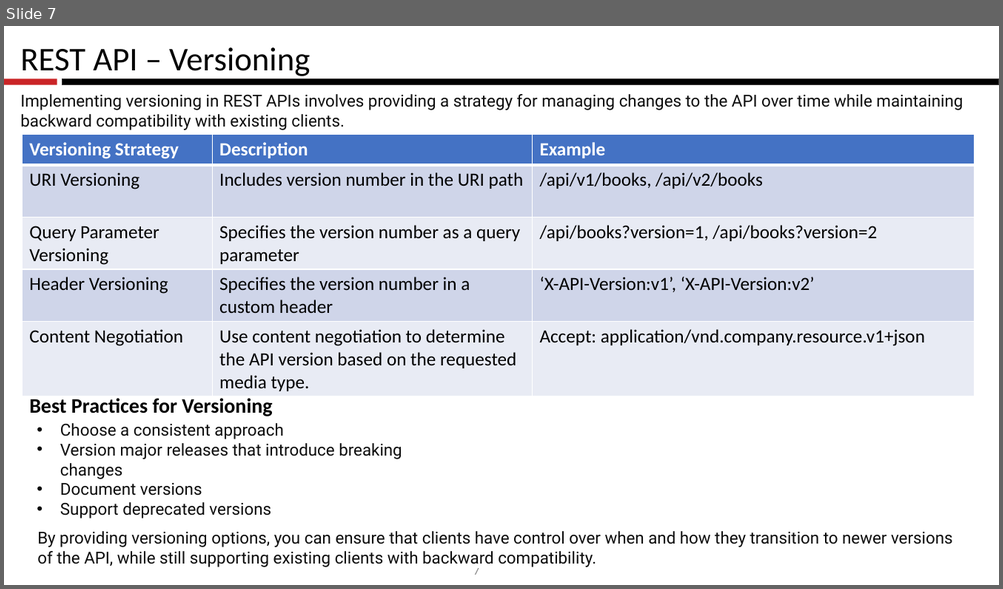
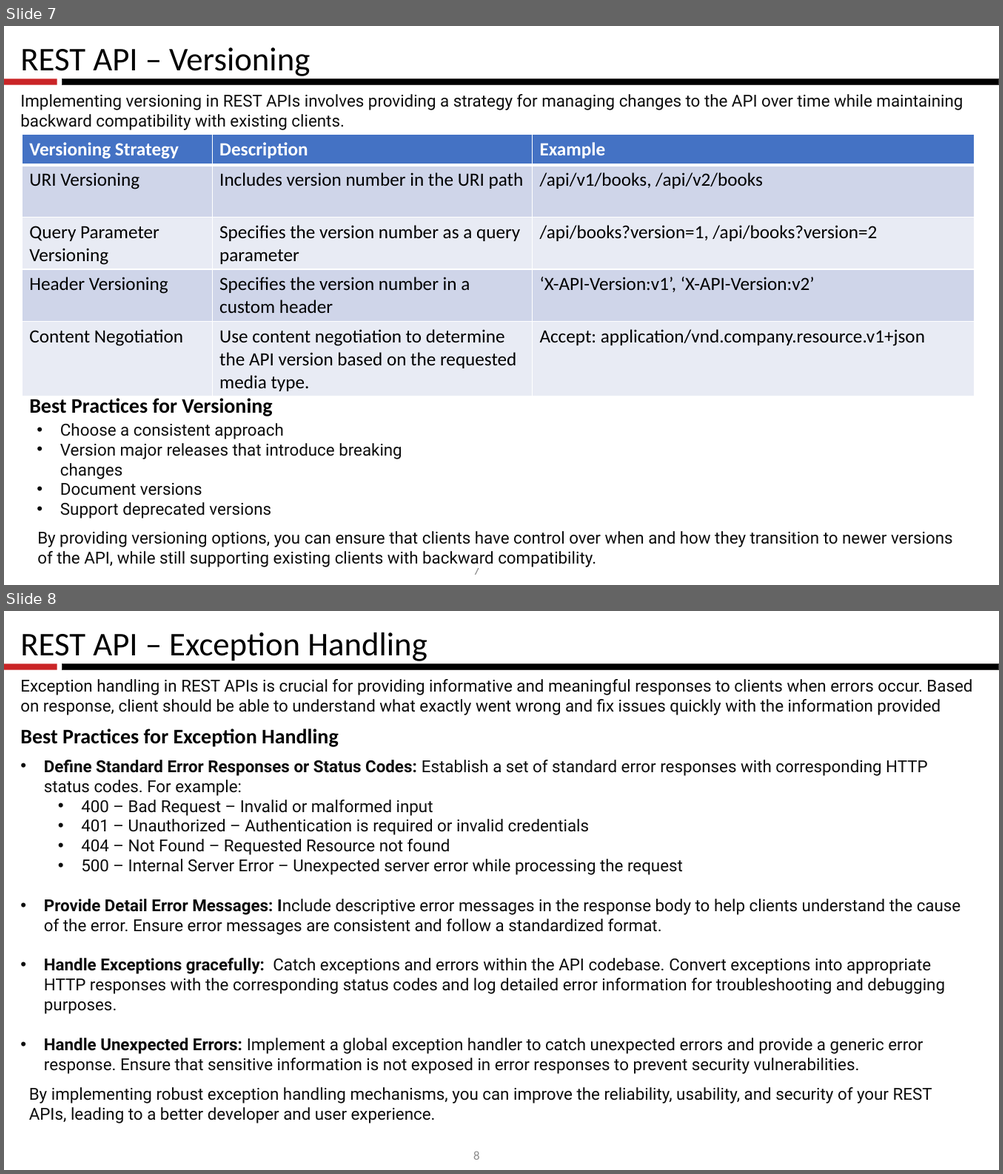
Before and after one commit to anjireddy-kata/my-docs, a slide deck: REST-API.pptx. Shown one above the other, each under a label of ours: slide 7 before the commit, slides 7 and 8 after it. The pictures are 1003x589 and 1003x1174 pixels, drawn with LibreOffice and Linux fonts; fonts in the diff are those of the drawing; background and template pictures are left out. Boxes give left, top, right and bottom in pixels: in the first picture for what was removed or moved away, otherwise in the second. Text is boxed around its words. In the diff, an @@ line names an element or a change of style, - is before the commit and + after.

Commit message:
Updated REST API Slides
Updated REST API slides

```diff
--- a/REST-API.pptx
+++ b/REST-API.pptx
@@ slide 8 added at [4, 611, 999, 1170], background #FFFFFF; not listed: 3 template elements that a slide beside it also shows @@
@@ text added at [20, 632, 427, 664], 32 pt, text #000000 @@
+REST API – Exception Handling
@@ text added at [20, 679, 972, 715], 16 pt, text #0D0D0D @@
+Exception handling in REST APIs is crucial for providing informative and meaningful responses to clients when errors occur. Based on response, client should be able to understand what exactly went wrong and fix issues quickly with the information provided
@@ text added at [20, 729, 338, 747], 20 pt, text #000000, bold @@
+Best Practices for Exception Handling
@@ text added at [44, 760, 961, 1074], 16 pt, text #0D0D0D @@
+• Define Standard Error Responses or Status Codes: Establish a set of standard error responses with corresponding HTTP status codes. For example:
+  • 400 – Bad Request – Invalid or malformed input
+  • 401 – Unauthorized – Authentication is required or invalid credentials
+  • 404 – Not Found – Requested Resource not found
+  • 500 – Internal Server Error – Unexpected server error while processing the request
+• Provide Detail Error Messages: Include descriptive error messages in the response body to help clients understand the cause of the error. Ensure error messages are consistent and follow a standardized format.
+• Handle Exceptions gracefully: Catch exceptions and errors within the API codebase. Convert exceptions into appropriate HTTP responses with the corresponding status codes and log detailed error information for troubleshooting and debugging purposes.
+• Handle Unexpected Errors: Implement a global exception handler to catch unexpected errors and provide a generic error response. Ensure that sensitive information is not exposed in error responses to prevent security vulnerabilities.
@@ text added at [29, 1088, 932, 1124], 16 pt, text #0D0D0D @@
+By implementing robust exception handling mechanisms, you can improve the reliability, usability, and security of your REST APIs, leading to a better developer and user experience.
```
